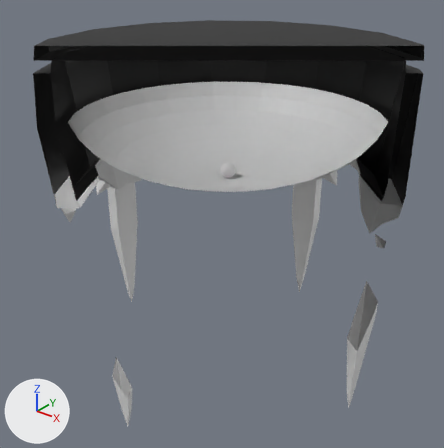
One commit to the Blender file Maps/MiteMapExperiments.blend: the scene before it, then after it.
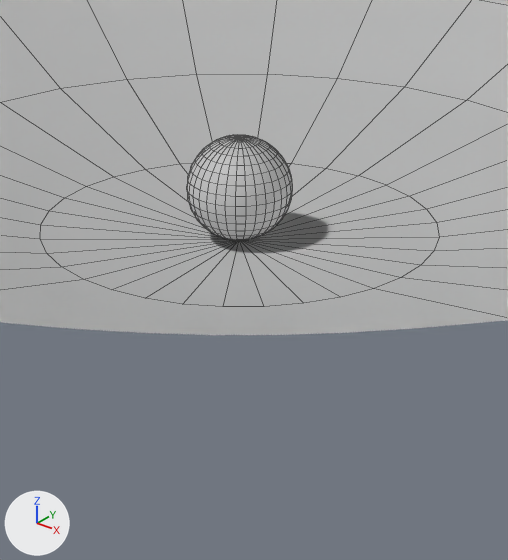
Each version is shown whole from a 50 mm lens placed at (314.5, -401.2, 409.7), pointed at (-4.5, -2.4, 162.4), then close up on the part from 43% to 60% of the width and 32% to 50% of the height. The lights are fixed; the arrows at lower left show +X, +Y and +Z. The older version's two pictures come first. The close-ups show mesh edges as thin lines. Everything nearer to the camera than a plane just in front of the edit is cut away.

The older version as bpy lines, for what is in view:
```python
me_plane_001 = bpy.data.meshes.new('Plane.001')
me_plane_001.from_pydata(...)  # 225 vertices, 224 faces; spans x -2.35..2.35, y -2.35..2.35, z -1.66..-0.7
me_sphere = bpy.data.meshes.new('Sphere')
me_sphere.from_pydata(...)  # a UV sphere (32 segments, 16 rings, poles along z) spanning x -1.0..1.0, y -1.0..1.0, z -1.0..1.0
me_sphere.materials.append(mat_egg)  # white #e7e7e7
ob_egg = bpy.data.objects.new('Egg', me_sphere)
ob_egg.location = (0.0, 0.0, 216.1)
ob_egg.scale = (7.0, 7.0, 7.0)
ob_eggplane = bpy.data.objects.new('EggPlane', me_plane_001)
ob_eggplane.location = (0.0, 0.0, 303.0)
ob_eggplane.scale = (56.8, 56.8, 56.8)
```
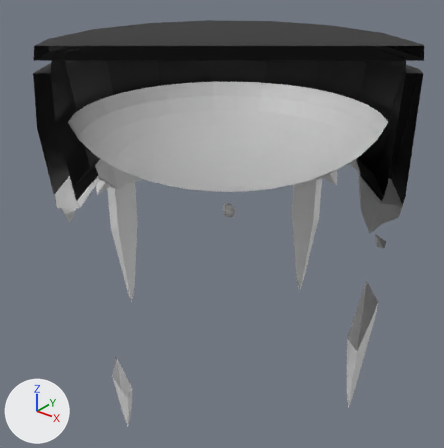
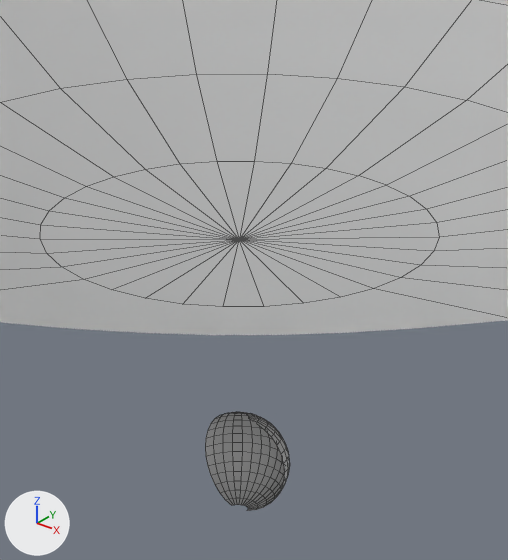
The edits, one by one:
me_sphere is used by ob_egg; location (0.0, 0.0, 216.1); scale (7.0, 7.0, 7.0).
me_sphere had 482 vertices, 512 faces and spanned x -1.0..1.0, y -1.0..1.0, z -1.0..1.0.
me_sphere now has 223 vertices, 194 faces and spans x -0.98..0.98, y 0.04..1.0, z -0.98..0.98.
Part 1, on me_sphere:
259 vertices are removed from x -1.0..1.0, y -1.0..0.04, z -1.0..1.0.
318 faces are deleted.
Object 'Egg' (ob_egg) moves from (0.0, 0.0, 216.1) to (0.0, 0.0, 176.1).

What differs and where, as boxes [x1, y1, x2, y2] in the close-ups (508 x 560 px):
'Egg', reshaped, moved (20% narrower, 7% shorter): before [187, 135, 292, 241]; after [205, 412, 289, 511]
part 1 of me_sphere, deleted: before [187, 135, 287, 241]
